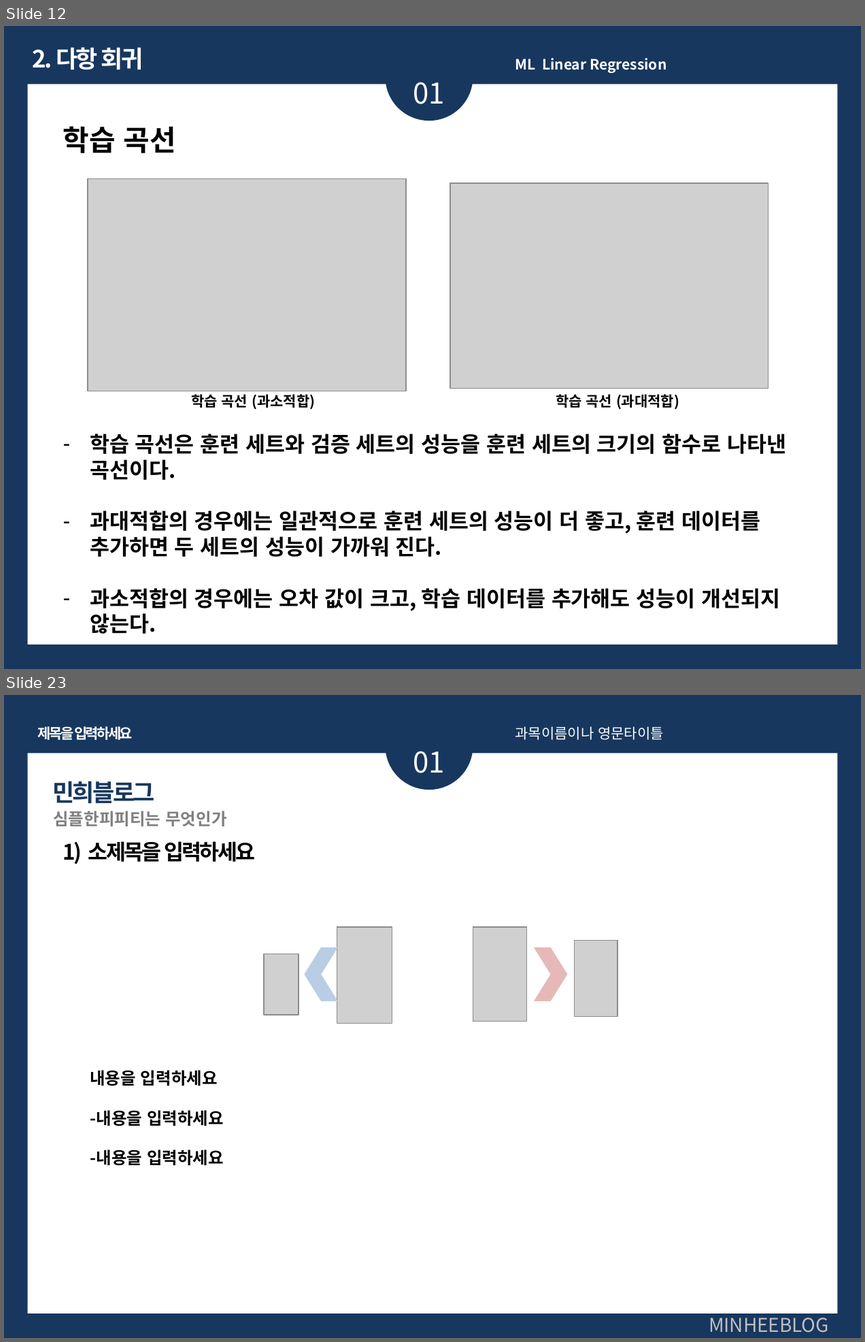
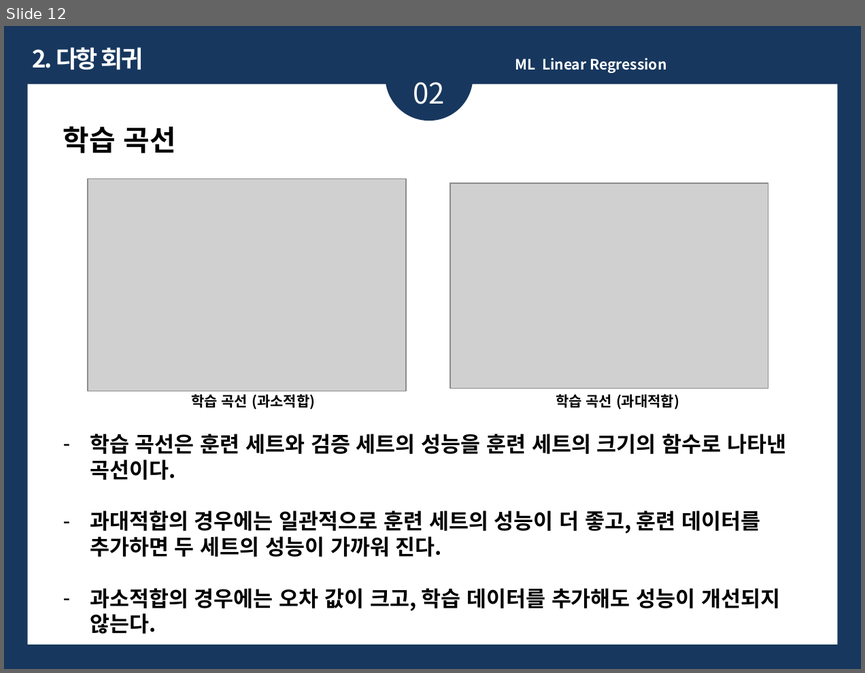
Before and after one commit to ykykyk112/machine_learning, a slide deck: sklearn_exercise/Linear_Regression_Review.pptx. Shown one above the other, each under a label of ours: slides 12 and 23 before the commit, slide 12 after it; the slides between them are not shown. The pictures are 865x1342 and 865x673 pixels, drawn with LibreOffice and Linux fonts; fonts in the diff are those of the drawing; grey boxes stand for pictures. Boxes give left, top, right and bottom in pixels: in the first picture for what was removed or moved away, otherwise in the second. Text is boxed around its words. In the diff, an @@ line names an element or a change of style, - is before the commit and + after.

```diff
--- a/sklearn_exercise/Linear_Regression_Review.pptx
+++ b/sklearn_exercise/Linear_Regression_Review.pptx
@@ slide 23 removed at box(4, 695, 861, 1338), background #17375E @@
@@ ellipse removed at box(385, 702, 473, 790) @@
@@ text removed at box(38, 726, 133, 740) @@
-제목을 입력하세요
@@ text removed at box(515, 726, 663, 740) @@
-과목이름이나 영문타이틀
@@ rectangle removed at box(28, 753, 838, 1314) @@
@@ text removed at box(413, 751, 445, 773) @@
-01
@@ text removed at box(52, 781, 155, 803) @@
-민희블로그
@@ text removed at box(53, 811, 226, 826) @@
-심플한피피티는 무엇인가
@@ text removed at box(63, 841, 255, 864) @@
-1) 소제목을 입력하세요
@@ picture removed at box(337, 927, 392, 1023) @@
@@ picture removed at box(473, 927, 527, 1021) @@
@@ picture removed at box(264, 954, 298, 1015) @@
@@ chevron removed at box(304, 947, 337, 1001) @@
@@ chevron removed at box(534, 947, 567, 1001) @@
@@ picture removed at box(574, 940, 617, 1016) @@
@@ text removed at box(90, 1070, 224, 1166) @@
-내용을 입력하세요
--내용을 입력하세요
--내용을 입력하세요
@@ text removed at box(708, 1312, 829, 1332) @@
-MINHEEBLOG
@@ slide 12 changed as well @@
@@ text at box(413, 82, 445, 104): text changed @@
-01
+02
```
Also in this commit, not shown: 3 other slides changed, 7 slides added, 15 other slides removed.
